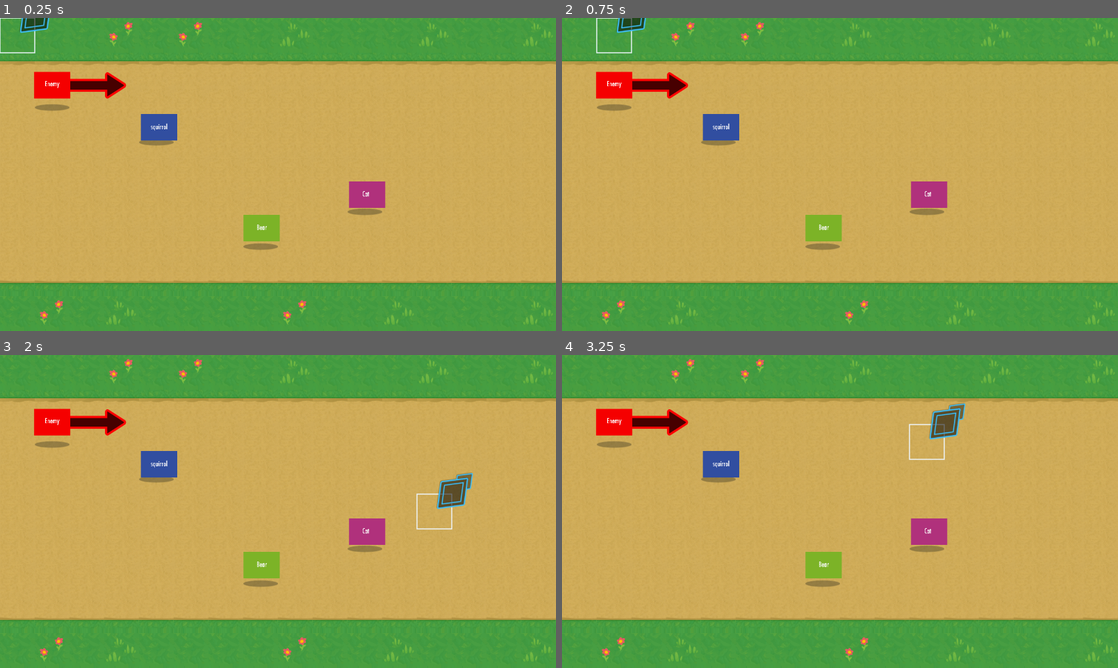
Above: before the commit, frames 1-4 (two rows, left to right).
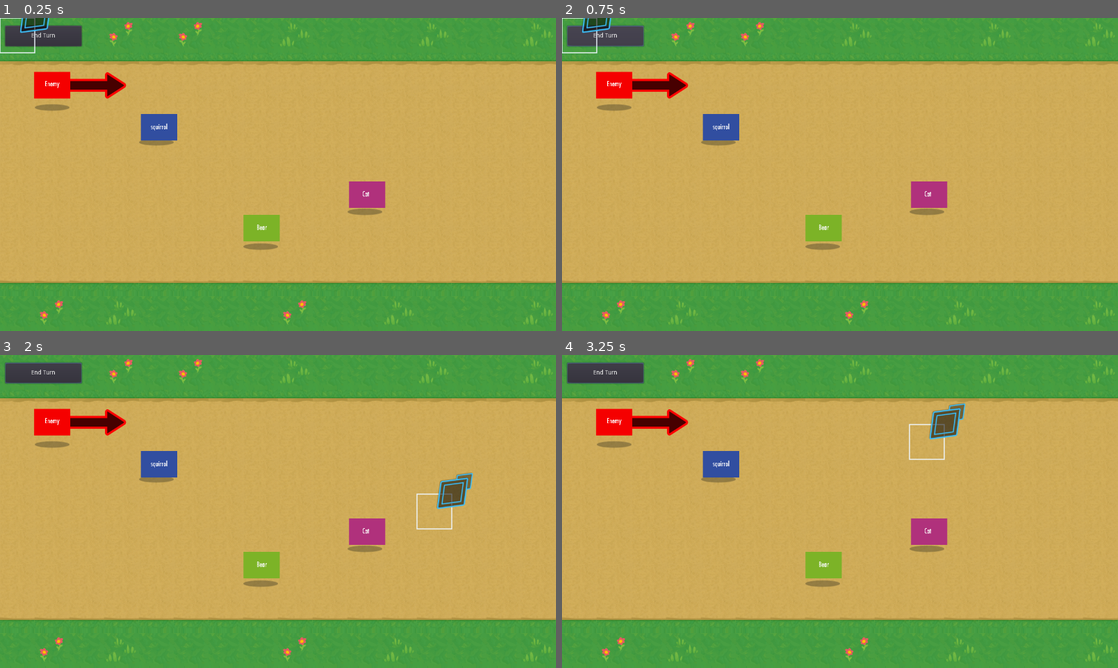
Above: after the commit, the same moments.

Repository: BIOS-Cat/slother
Game: Godot game, scene res://Main.tscn
Two runs of this game, one before a commit and one after it. Both use one fixed random seed, a clock stepped at 60 frames per second and the inputs below.
Inputs (mouse positions are in pixels of both pictures, inside the frame that each line leads up to):
- Up to frame 1 (0.25 s): no input
- Up to frame 2 (0.75 s): click (606, 36) at 0.5 s, where only the run after the commit has a clickable "End Turn"
- Up to frame 3 (2 s): tap Enter (ui_accept) at 1.25, 1.52 s; move the mouse to (400, 495) at 1.27 s; press the mouse at (400, 495) at 1.28 s; hold Right (ui_right) from 1.28 s (still down)
- Up to frame 4 (3.25 s): tap Enter (ui_accept) at 2, 2.27, 2.75 s; move the mouse to (728, 527) at 2.02 s; release Right (ui_right) at 2.03 s; release the mouse at (728, 527) at 2.03 s; hold Down (ui_down) 2.03-2.78 s; click (728, 527) at 2.1 s; move the mouse to (895, 442) at 2.77 s; press the mouse at (895, 442) at 2.78 s; hold Right (ui_right) from 2.78 s (still down)

The runs differ from the first frame. In frame 1, 0.9% of the frame differs, in the area x 0-15%, y 2-10%; in frame 2, 1.3%, in the area x 0-16%, y 0-12%; in frame 3, 1.0%; in frame 4, 1.0%.

Commit message:
turns

Diff:
--- a/GameBoard/GameBoard.gd
+++ b/GameBoard/GameBoard.gd
@@ -17,7 +17,7 @@
 
 onready var _unit_overlay: UnitOverlay = $UnitOverlay
 onready var _unit_path: UnitPath = $UnitPath
-
+onready var _end_turn_button: Button = $EndTurn
 
 func _ready() -> void:
 	_reinitialize()
@@ -144,3 +144,7 @@
 func _on_Cursor_moved(new_cell: Vector2) -> void:
 	if _active_unit and _active_unit.is_selected:
 		_unit_path.draw(_active_unit.cell, new_cell)
+
+
+func _on_EndTurn_pressed():
+	_units_that_acted = []
--- a/Main.tscn
+++ b/Main.tscn
@@ -72,5 +72,13 @@
 move_range = 5
 skin_offset = Vector2( 6, 17 )
 
+[node name="EndTurn" type="Button" parent="GameBoard"]
+margin_left = 12.0
+margin_top = 18.0
+margin_right = 188.0
+margin_bottom = 65.0
+text = "End Turn"
+
 [connection signal="accept_pressed" from="GameBoard/Cursor" to="GameBoard" method="_on_Cursor_accept_pressed"]
 [connection signal="moved" from="GameBoard/Cursor" to="GameBoard" method="_on_Cursor_moved"]
+[connection signal="pressed" from="GameBoard/EndTurn" to="GameBoard" method="_on_EndTurn_pressed"]
